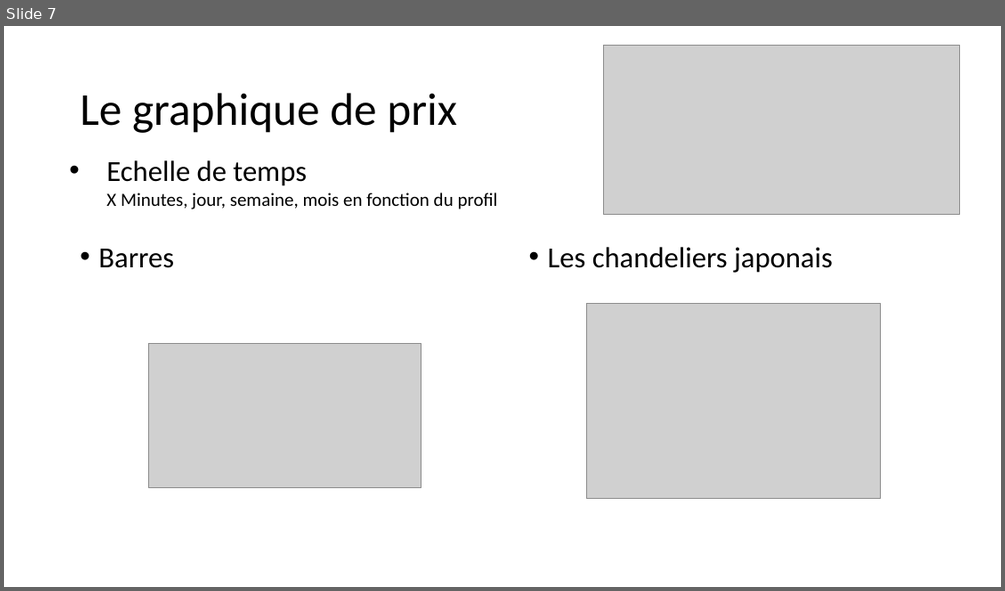
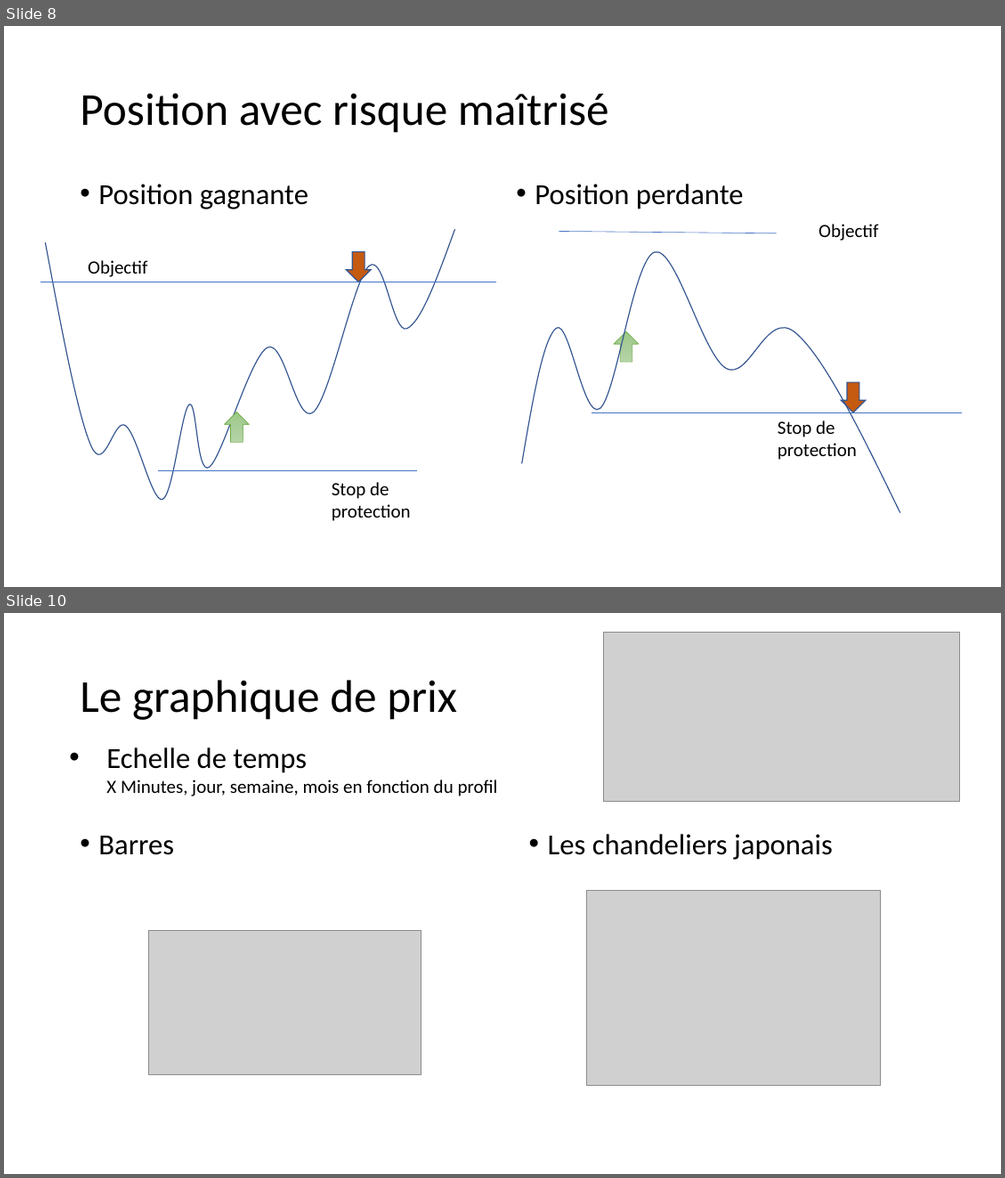
Before and after one commit to dadelcarbo/UltimateChartistRoot, a slide deck: Formation/Formation Bourse.pptx. Shown one above the other, each under a label of ours: slide 7 before the commit, slides 8 and 10 after it; the slides between them are not shown. The pictures are 1005x591 and 1005x1178 pixels, drawn with LibreOffice and Linux fonts; fonts in the diff are those of the drawing; grey boxes stand for pictures. Boxes give left, top, right and bottom in pixels: in the first picture for what was removed or moved away, otherwise in the second. Text is boxed around its words. In the diff, an @@ line names an element or a change of style, - is before the commit and + after.

```diff
--- a/Formation/Formation Bourse.pptx
+++ b/Formation/Formation Bourse.pptx
@@ slide 8 added at <box>4,26,1001,587</box>, background #FFFFFF @@
@@ title added at <box>80,93,609,133</box>, 44 pt, text #000000 @@
+Position avec risque maîtrisé
@@ text added at <box>98,184,308,209</box>, 28 pt, text #000000 @@
+• Position gagnante
@@ text added at <box>534,184,744,209</box>, 28 pt, text #000000 @@
+• Position perdante
@@ freeform shape added at <box>45,230,455,499</box>, outline #325491 1 pt @@
@@ line added from (558, 231) to (777, 233), #4472C4 0.5 pt @@
@@ text added at <box>818,224,878,240</box>, 18 pt, text #000000 @@
+Objectif
@@ text added at <box>88,260,147,277</box>, 18 pt, text #000000 @@
+Objectif
@@ down arrow added at <box>347,252,372,281</box>, fill #C55A11, outline #325491 1 pt @@
@@ freeform shape added at <box>522,252,900,513</box>, outline #325491 1 pt @@
@@ line added from (40, 281) to (496, 281), #4472C4 0.5 pt @@
@@ down arrow added at <box>615,332,639,362</box>, fill gradient #B5D5A7 to #AACE9A to #9CC987, outline #70AD47 0.5 pt @@
@@ down arrow added at <box>841,382,866,412</box>, fill #C55A11, outline #325491 1 pt @@
@@ down arrow added at <box>225,412,250,442</box>, fill gradient #B5D5A7 to #AACE9A to #9CC987, outline #70AD47 0.5 pt @@
@@ line added from (591, 412) to (962, 412), #4472C4 0.5 pt @@
@@ text added at <box>777,420,857,459</box>, 18 pt, text #000000 @@
+Stop de
+protection
@@ line added from (158, 470) to (417, 470), #4472C4 0.5 pt @@
@@ text added at <box>332,482,411,521</box>, 18 pt, text #000000 @@
+Stop de
+protection
@@ what was slide 7 is now slide 10 @@
```
Also in this commit, not shown: 12 other slides added, 1 slide removed, 7 other files.
